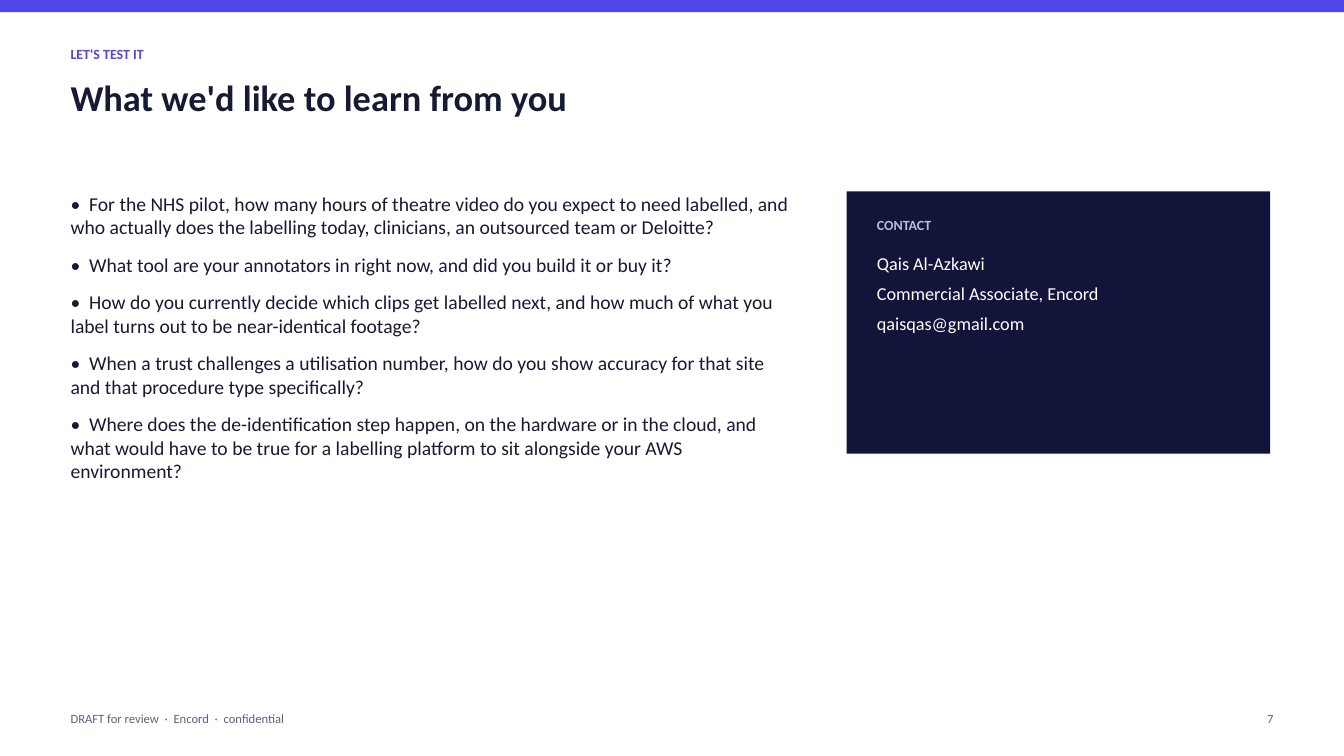
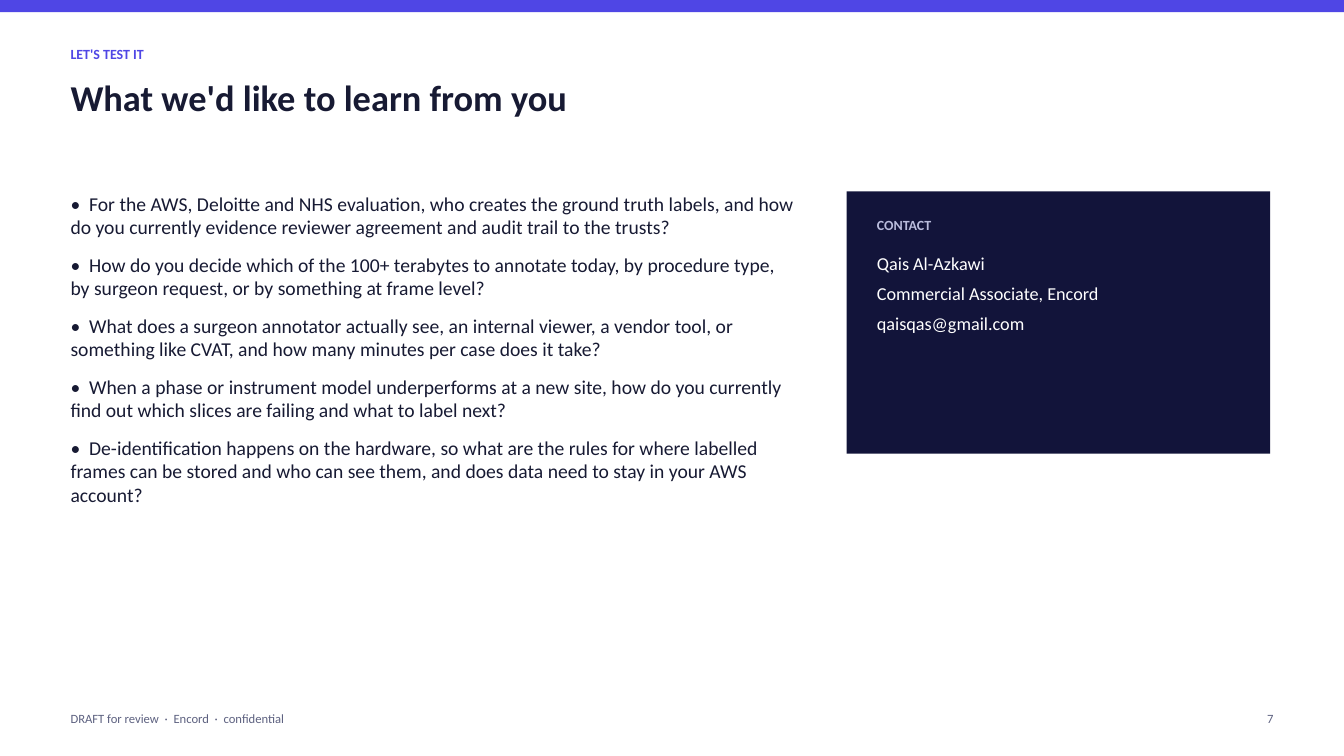
Before and after one commit to qaisak/signal-desk, a slide deck: slide 7 of docs/briefs/proximie.pptx. Drawn at 1344x756 pixels with LibreOffice and Linux fonts; fonts in the diff are those of the drawing. Boxes give left, top, right and bottom in pixels: in the first picture for what was removed or moved away, otherwise in the second. Text is boxed around its words. In the diff, an @@ line names an element or a change of style, - is before the commit and + after.

```diff
--- a/docs/briefs/proximie.pptx
+++ b/docs/briefs/proximie.pptx
@@ text at (x1=71, y1=197, x2=794, y2=502): text changed @@
-• For the NHS pilot, how many hours of theatre video do you expect to need labelled, and who actually does the labelling today, clinicians, an outsourced team or Deloitte?
-• What tool are your annotators in right now, and did you build it or buy it?
-• How do you currently decide which clips get labelled next, and how much of what you label turns out to be near-identical footage?
-• When a trust challenges a utilisation number, how do you show accuracy for that site and that procedure type specifically?
-• Where does the de-identification step happen, on the hardware or in the cloud, and what would have to be true for a labelling platform to sit alongside your AWS environment?
+• For the AWS, Deloitte and NHS evaluation, who creates the ground truth labels, and how do you currently evidence reviewer agreement and audit trail to the trusts?
+• How do you decide which of the 100+ terabytes to annotate today, by procedure type, by surgeon request, or by something at frame level?
+• What does a surgeon annotator actually see, an internal viewer, a vendor tool, or something like CVAT, and how many minutes per case does it take?
+• When a phase or instrument model underperforms at a new site, how do you currently find out which slices are failing and what to label next?
+• De-identification happens on the hardware, so what are the rules for where labelled frames can be stored and who can see them, and does data need to stay in your AWS account?
```
Also in this commit, not shown: 6 other slides changed, 9 other files.
